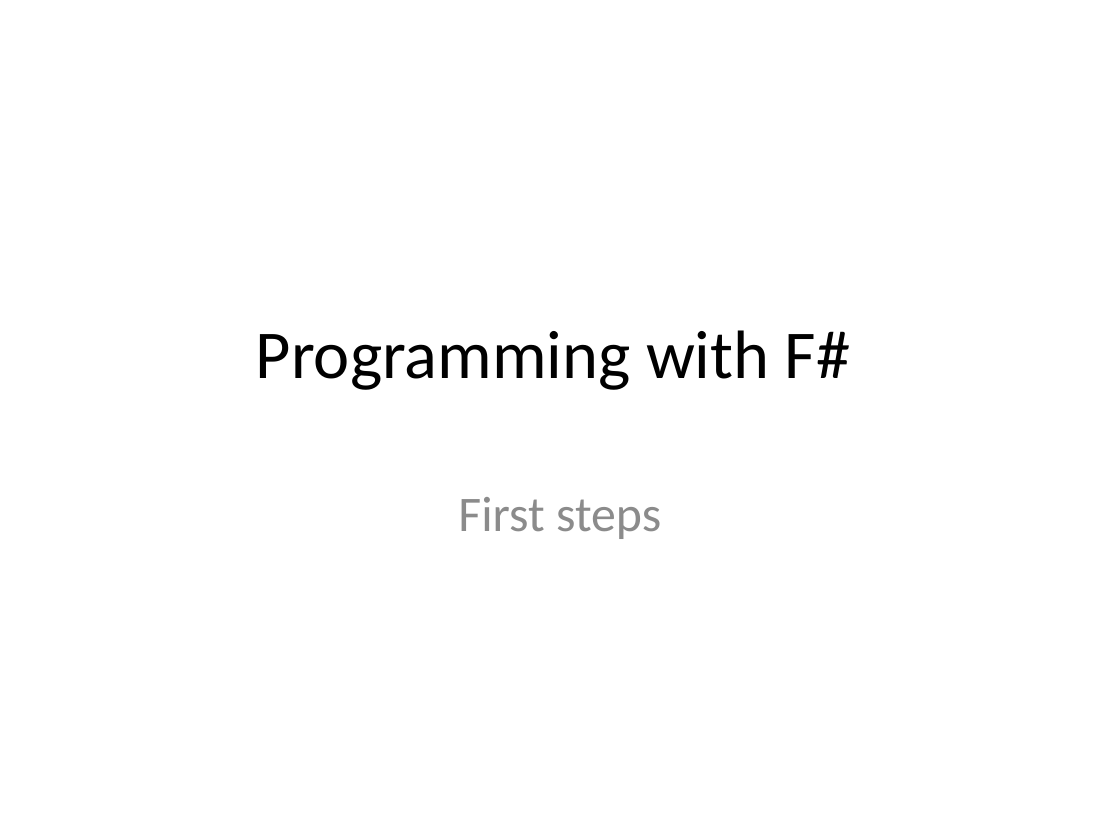
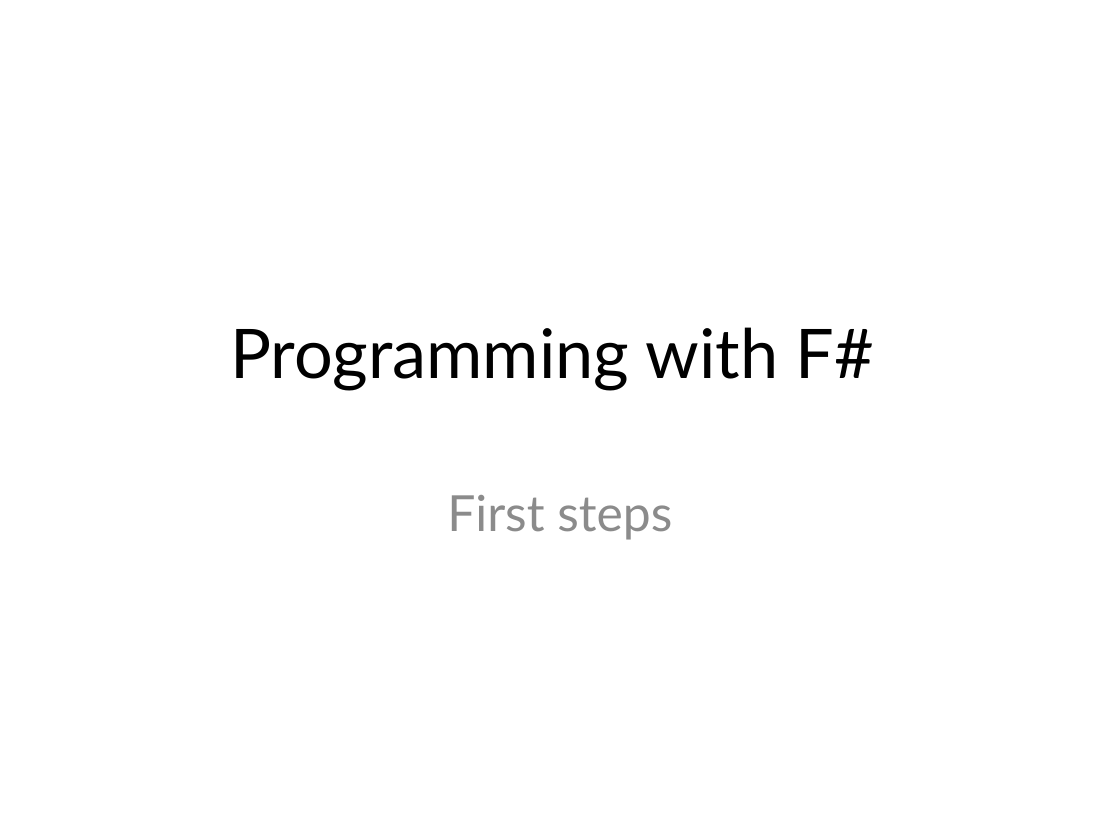
Before and after one commit to vba/presentations, a slide deck: slide 1 of fsharp/part1/presentation.pptx. Drawn at 1120x840 pixels with LibreOffice and Linux fonts; fonts in the diff are those of the drawing. Boxes give left, top, right and bottom in pixels: in the first picture for what was removed or moved away, otherwise in the second. Text is boxed around its words. In the diff, an @@ line names an element or a change of style, - is before the commit and + after.

```diff
--- a/fsharp/part1/presentation.pptx
+++ b/fsharp/part1/presentation.pptx
@@ title "Programming with F#" at (230,327,874,391): font Calibri to Lato @@
@@ subtitle "First steps" at (447,495,672,540): font Calibri to Lato @@
```
Also in this commit, not shown: 5 slides added, 1 other file.
